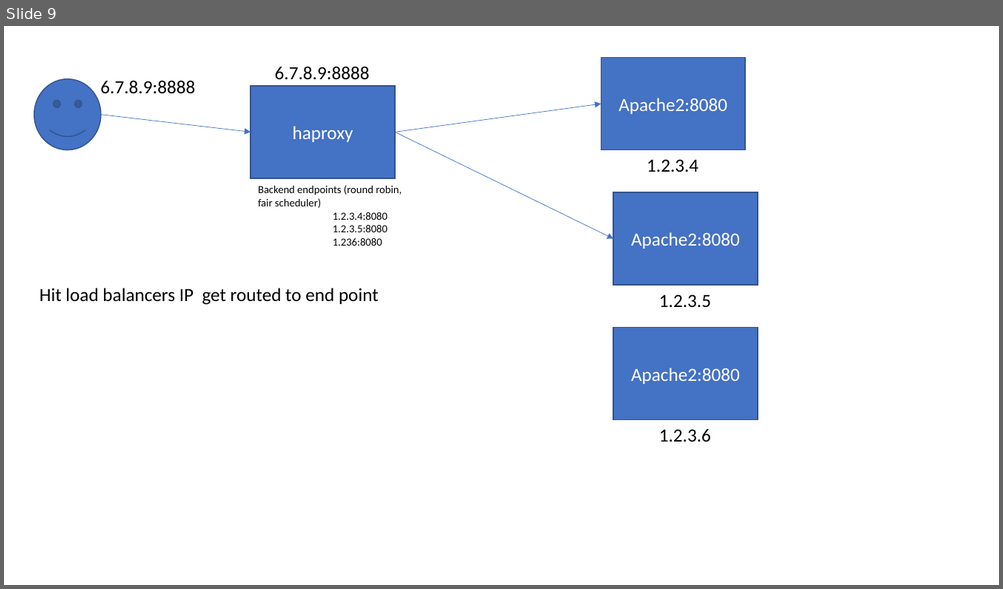
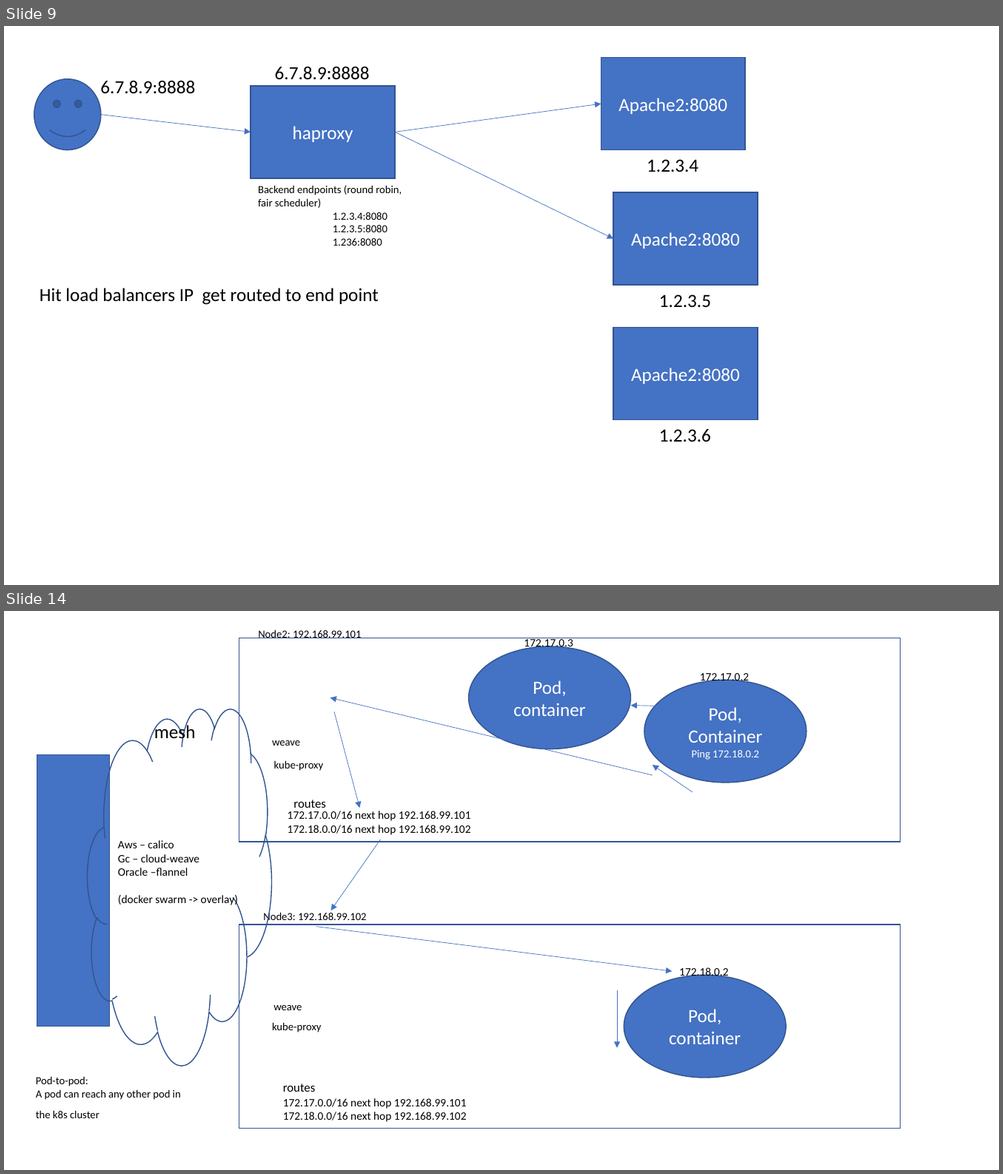
Before and after one commit to AdityaSP/ora-sg-apr-9-k8s, a slide deck: rough-diag.pptx. Shown one above the other, each under a label of ours: slide 9 before the commit, slides 9 and 14 after it; the slides between them are not shown. The pictures are 1003x589 and 1003x1174 pixels, drawn with LibreOffice and Linux fonts; fonts in the diff are those of the drawing. Boxes give left, top, right and bottom in pixels: in the first picture for what was removed or moved away, otherwise in the second. Text is boxed around its words. In the diff, an @@ line names an element or a change of style, - is before the commit and + after.

```diff
--- a/rough-diag.pptx
+++ b/rough-diag.pptx
@@ slide 14 added at bbox=[4, 611, 999, 1170], background #FFFFFF @@
@@ text added at bbox=[258, 629, 361, 638], 10.5 pt, text #000000 @@
+Node2: 192.168.99.101
@@ rectangle added at bbox=[239, 638, 900, 843], outline #325491 1 pt, 18 pt, text #FFFFFF @@
+VM2
@@ ellipse added at bbox=[469, 647, 631, 750], fill #4472C4, outline #325491 1 pt, 18 pt, text #FFFFFF @@
+Pod,
+container
@@ text added at bbox=[523, 637, 572, 650], 11 pt, text #000000 @@
+172.17.0.3
@@ text added at bbox=[700, 673, 748, 684], 11 pt, text #000000 @@
+172.17.0.2
@@ arrow added from (652, 775) to (330, 698), #4472C4 0.5 pt @@
@@ ellipse added at bbox=[644, 680, 806, 783], fill #4472C4, outline #325491 1 pt, 10.5 pt, text #FFFFFF @@
+Pod,
+Container
+Ping 172.18.0.2
@@ cloud added at bbox=[88, 708, 272, 1065], outline #325491 1 pt @@
@@ arrow added from (334, 712) to (360, 808), #4472C4 0.5 pt @@
@@ arrow added from (702, 707) to (631, 706), #4472C4 0.5 pt @@
@@ text added at bbox=[154, 723, 196, 743], 18 pt, text #000000 @@
+mesh
@@ text added at bbox=[272, 741, 300, 746], 10.5 pt, text #000000 @@
+weave
@@ rectangle added at bbox=[37, 755, 109, 1027], fill #4472C4, outline #325491 1 pt @@
@@ text added at bbox=[274, 760, 323, 771], 10.5 pt, text #000000 @@
+kube-proxy
@@ arrow added from (693, 792) to (652, 765), #4472C4 0.5 pt @@
@@ text added at bbox=[293, 800, 326, 808], 12 pt, text #000000 @@
+routes
@@ text added at bbox=[287, 811, 471, 835], 11 pt, text #000000 @@
+172.17.0.0/16 next hop 192.168.99.101
+172.18.0.0/16 next hop 192.168.99.102
@@ text added at bbox=[118, 840, 238, 907], 11 pt, text #000000 @@
+Aws – calico
+Gc – cloud-weave
+Oracle –flannel
+(docker swarm -> overlay)
@@ arrow added from (381, 840) to (331, 911), #4472C4 0.5 pt @@
@@ text added at bbox=[263, 911, 366, 923], 10.5 pt, text #000000 @@
+Node3: 192.168.99.102
@@ rectangle added at bbox=[239, 925, 900, 1129], outline #325491 1 pt @@
@@ arrow added from (316, 926) to (671, 971), #4472C4 0.5 pt @@
@@ ellipse added at bbox=[624, 975, 786, 1078], fill #4472C4, outline #325491 1 pt, 18 pt, text #FFFFFF @@
+Pod,
+container
@@ text added at bbox=[679, 966, 728, 980], 11 pt, text #000000 @@
+172.18.0.2
@@ text added at bbox=[273, 1005, 301, 1011], 10.5 pt, text #000000 @@
+weave
@@ arrow added from (617, 991) to (617, 1048), #4472C4 0.5 pt @@
@@ text added at bbox=[272, 1022, 321, 1033], 10.5 pt, text #000000 @@
+kube-proxy
@@ text added at bbox=[36, 1076, 181, 1119], 10.5 pt, text #000000 @@
+Pod-to-pod:
+A pod can reach any other pod in the k8s cluster
@@ text added at bbox=[283, 1099, 466, 1122], 11 pt, text #000000 @@
+172.17.0.0/16 next hop 192.168.99.101
+172.18.0.0/16 next hop 192.168.99.102
@@ text added at bbox=[283, 1084, 316, 1092], 12 pt, text #000000 @@
+routes
```
Also in this commit, not shown: 1 slide changed, 4 other slides added.
